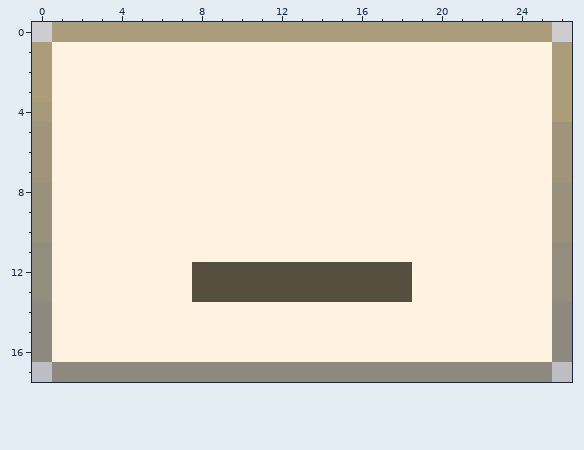
Pixel-art file, stored at data/Client Side Decoration Buttons/CSDMinimizeButton.aseprite. That is the earlier state.
27x18 pixels, 1 frame. Colours within 5 levels of each other are drawn and written as one.
The same view after the edit:
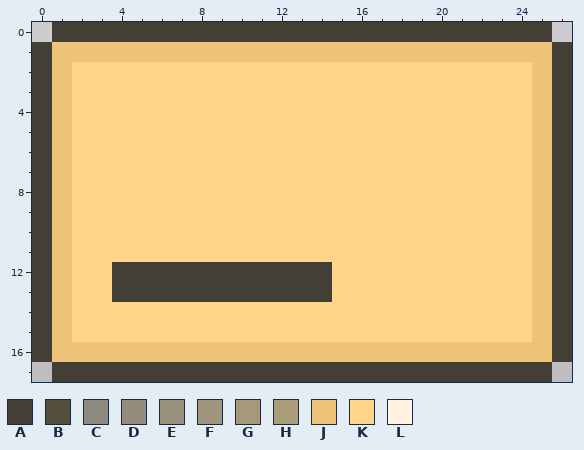
Palette (. is transparent): A #433f35  B #544f3f  C #8e897e  D #948d7d  E #9a917c  F #a0957b  G #a6997a  H #ac9d7a  J #edc379  K #ffd58c  L #fff2e1
From old to new:
@@ x 0..26 @@
- 0 .HHHHHHHHHHHHHHHHHHHHHHHHH.
- 1 HLLLLLLLLLLLLLLLLLLLLLLLLLH
- 2 HLLLLLLLLLLLLLLLLLLLLLLLLLH
- 3 HLLLLLLLLLLLLLLLLLLLLLLLLLH
- 4 GLLLLLLLLLLLLLLLLLLLLLLLLLH
- 5 FLLLLLLLLLLLLLLLLLLLLLLLLLF
- 6 FLLLLLLLLLLLLLLLLLLLLLLLLLF
- 7 FLLLLLLLLLLLLLLLLLLLLLLLLLF
- 8 ELLLLLLLLLLLLLLLLLLLLLLLLLE
- 9 ELLLLLLLLLLLLLLLLLLLLLLLLLE
-10 ELLLLLLLLLLLLLLLLLLLLLLLLLE
-11 DLLLLLLLLLLLLLLLLLLLLLLLLLD
-12 DLLLLLLLBBBBBBBBBBBLLLLLLLD
-13 DLLLLLLLBBBBBBBBBBBLLLLLLLD
-14 CLLLLLLLLLLLLLLLLLLLLLLLLLC
-15 CLLLLLLLLLLLLLLLLLLLLLLLLLC
-16 CLLLLLLLLLLLLLLLLLLLLLLLLLC
-17 .CCCCCCCCCCCCCCCCCCCCCCCCC.
+ 0 .AAAAAAAAAAAAAAAAAAAAAAAAA.
+ 1 AJJJJJJJJJJJJJJJJJJJJJJJJJA
+ 2 AJKKKKKKKKKKKKKKKKKKKKKKKJA
+ 3 AJKKKKKKKKKKKKKKKKKKKKKKKJA
+ 4 AJKKKKKKKKKKKKKKKKKKKKKKKJA
+ 5 AJKKKKKKKKKKKKKKKKKKKKKKKJA
+ 6 AJKKKKKKKKKKKKKKKKKKKKKKKJA
+ 7 AJKKKKKKKKKKKKKKKKKKKKKKKJA
+ 8 AJKKKKKKKKKKKKKKKKKKKKKKKJA
+ 9 AJKKKKKKKKKKKKKKKKKKKKKKKJA
+10 AJKKKKKKKKKKKKKKKKKKKKKKKJA
+11 AJKKKKKKKKKKKKKKKKKKKKKKKJA
+12 AJKKAAAAAAAAAAAKKKKKKKKKKJA
+13 AJKKAAAAAAAAAAAKKKKKKKKKKJA
+14 AJKKKKKKKKKKKKKKKKKKKKKKKJA
+15 AJKKKKKKKKKKKKKKKKKKKKKKKJA
+16 AJJJJJJJJJJJJJJJJJJJJJJJJJA
+17 .AAAAAAAAAAAAAAAAAAAAAAAAA.
